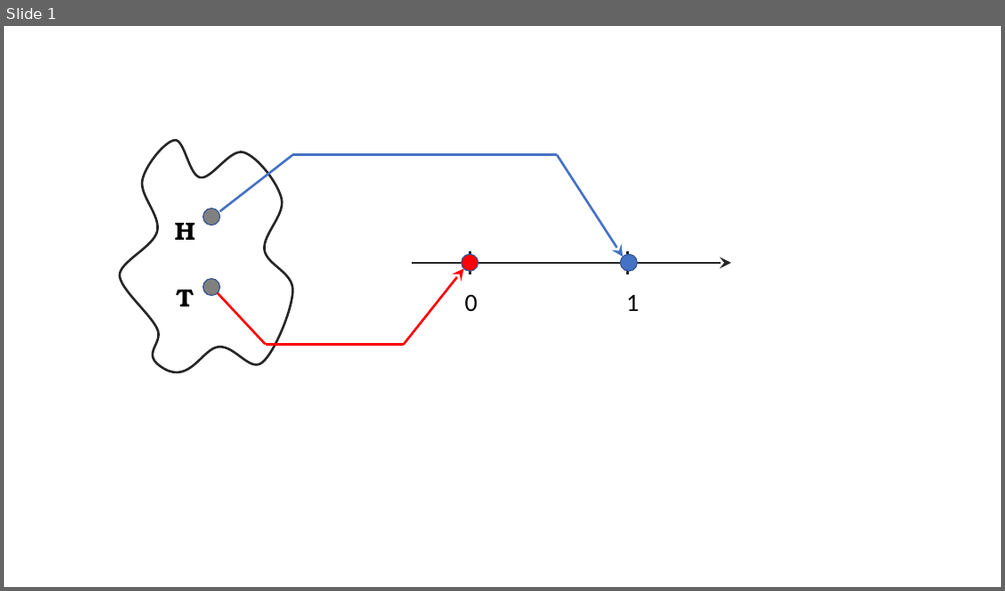
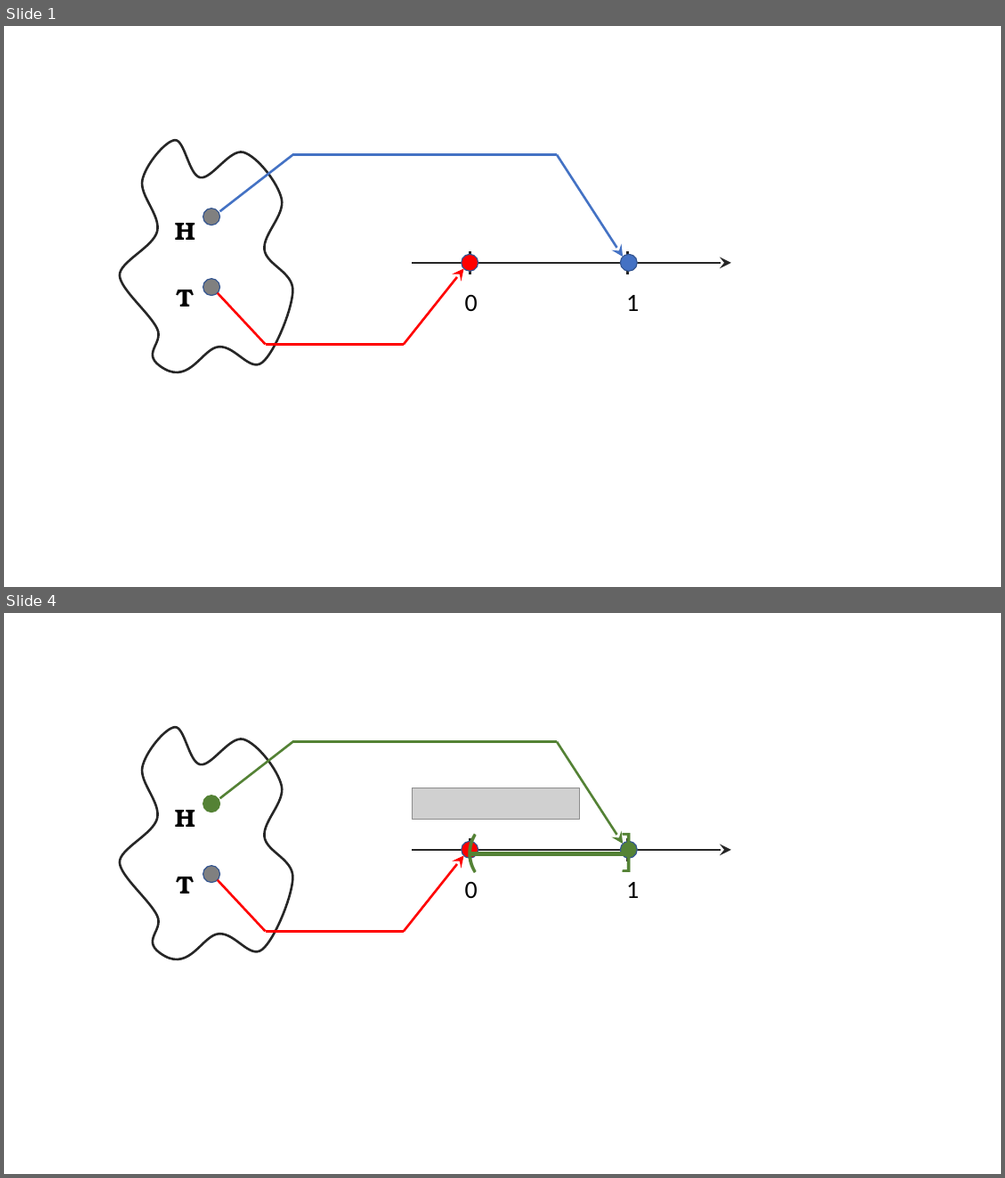
Before and after one commit to michael-borck/Foundations-of-Data-Science-with-Python, a slide deck: 08-random-variables/binary-rv1.pptx. Shown one above the other, each under a label of ours: slide 1 before the commit, slides 1 and 4 after it; the slides between them are not shown. The pictures are 1005x591 and 1005x1178 pixels, drawn with LibreOffice and Linux fonts; fonts in the diff are those of the drawing; grey boxes stand for pictures. Boxes give left, top, right and bottom in pixels: in the first picture for what was removed or moved away, otherwise in the second. Text is boxed around its words. In the diff, an @@ line names an element or a change of style, - is before the commit and + after.

```diff
--- a/08-random-variables/binary-rv1.pptx
+++ b/08-random-variables/binary-rv1.pptx
@@ slide 4 added at [4,613,1001,1174], background #FFFFFF @@
@@ picture added at [412,788,579,819] @@
@@ text added at [457,818,515,881], 44 pt, text #548235 @@
+(
@@ text added at [613,817,671,879], 44 pt, text #548235 @@
+]
@@ group added at [120,728,731,960]: 6 lines, 4 ellipses, 4 texts, 3 arrows, 1 freeform shape @@
+H
+T
+0
+1
@@ line added from (469, 854) to (628, 854), #548235 4.5 pt @@
```
Also in this commit, not shown: 3 other slides added, 5 other files.
